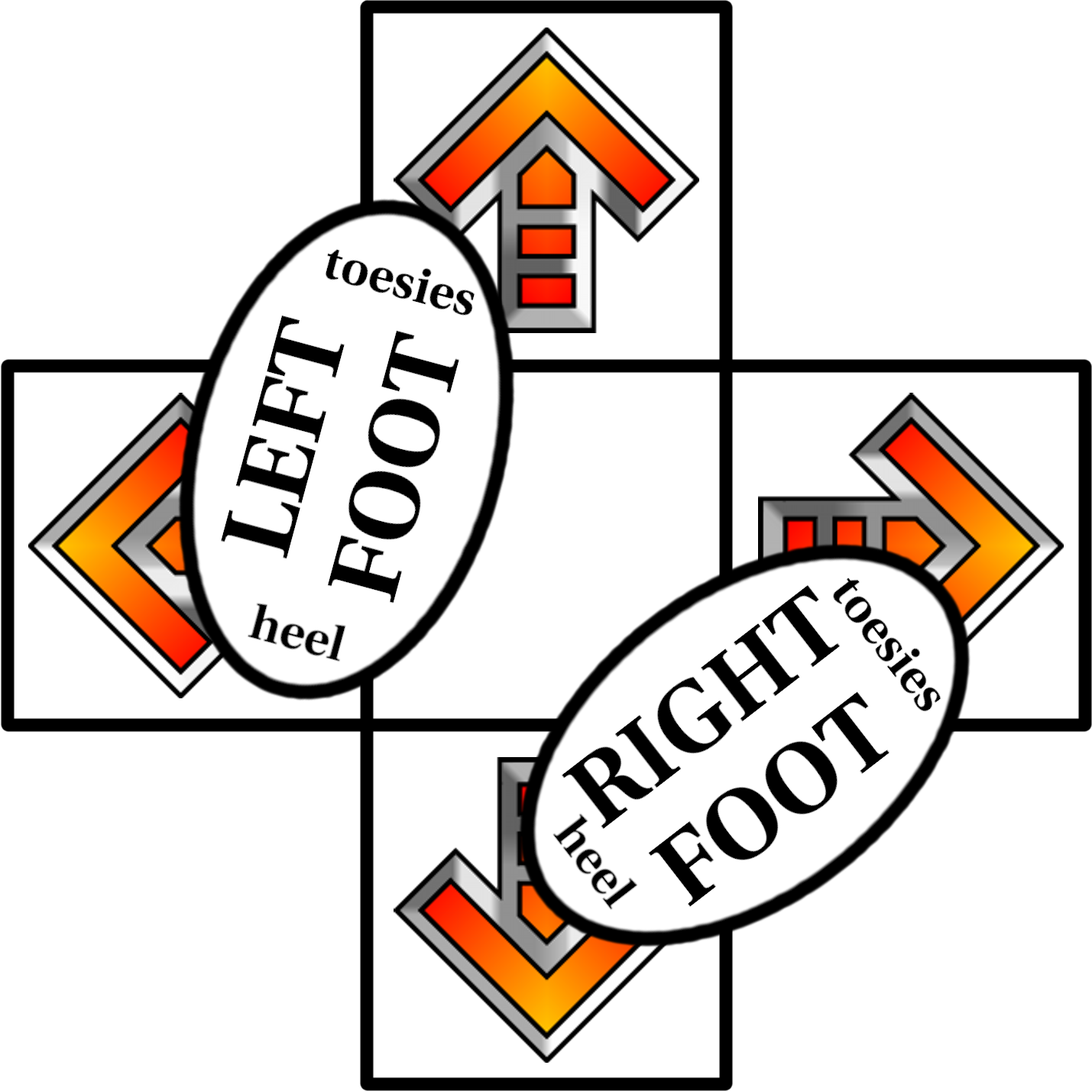
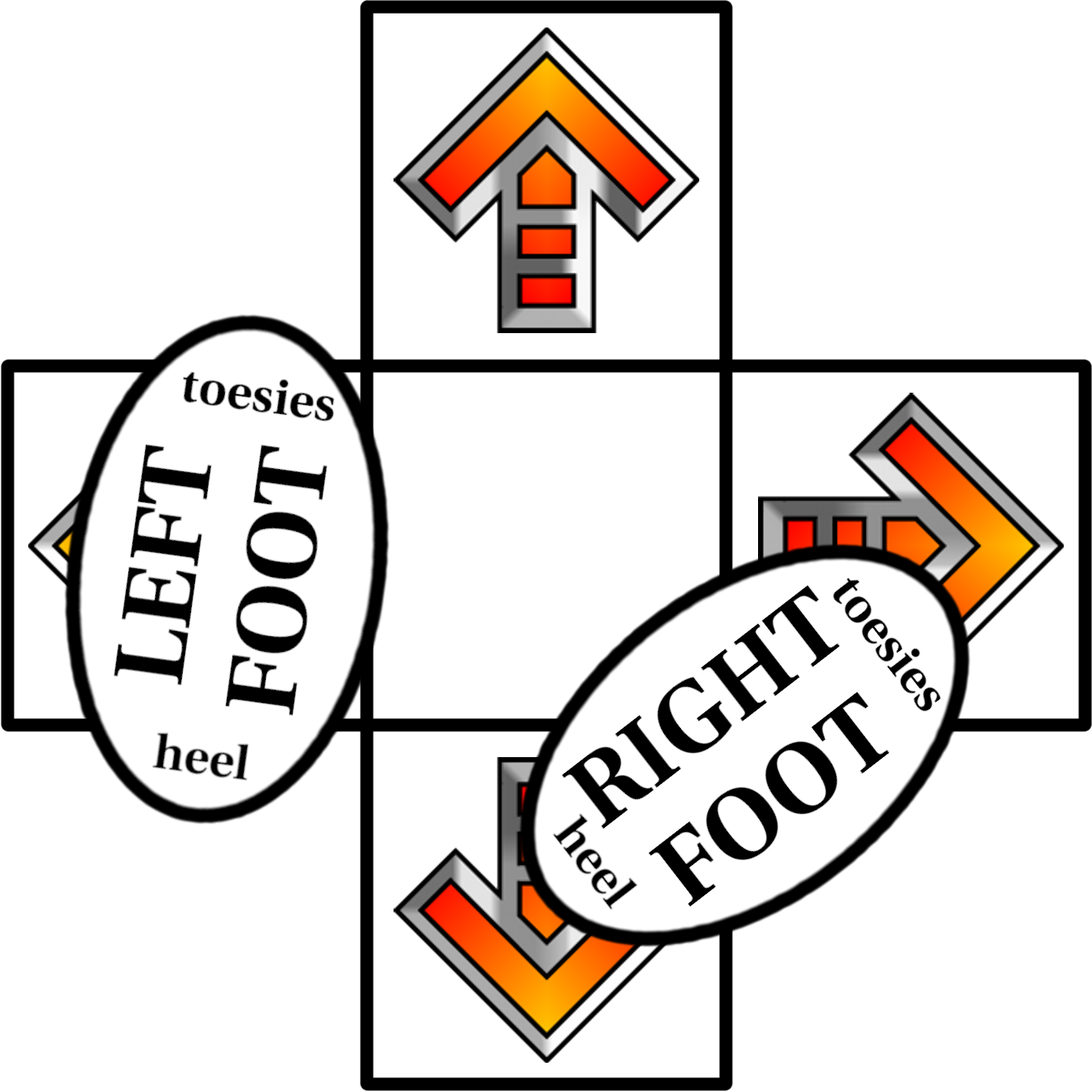
Layer changes from the first w=1092, h=1091 image to the second:
added layer "Transformation" above "Layer" over [63, 313, 391, 826]
painted on "Layer" over [177, 197, 516, 702]
